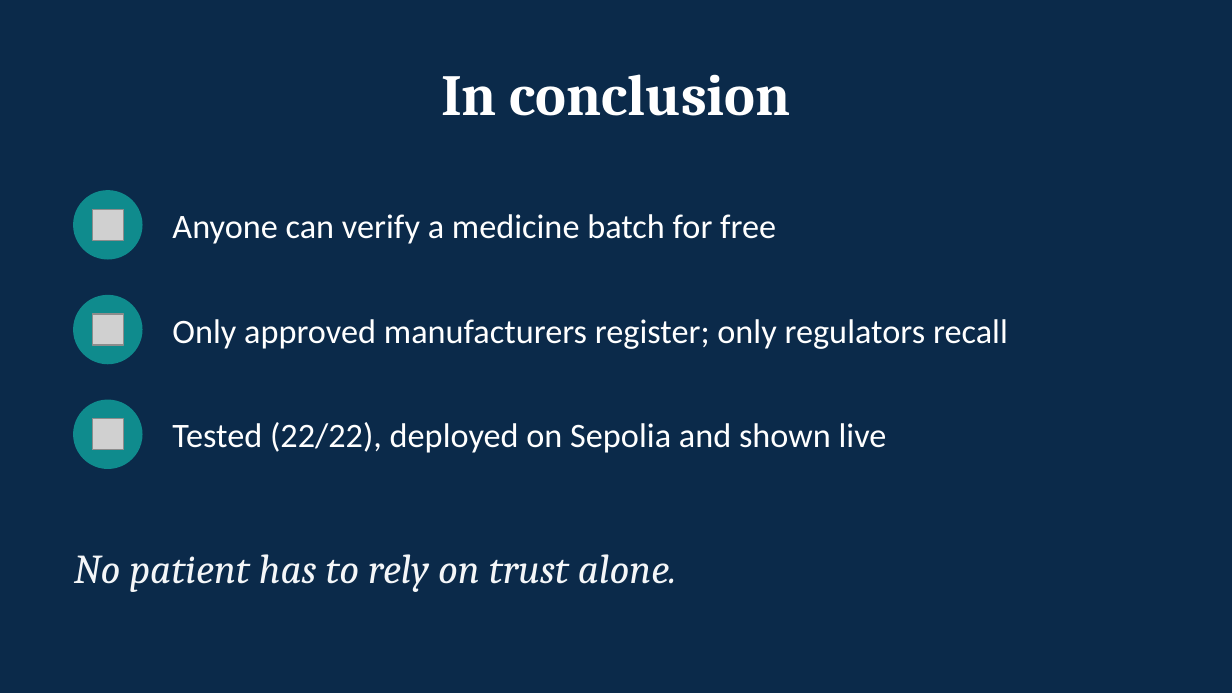
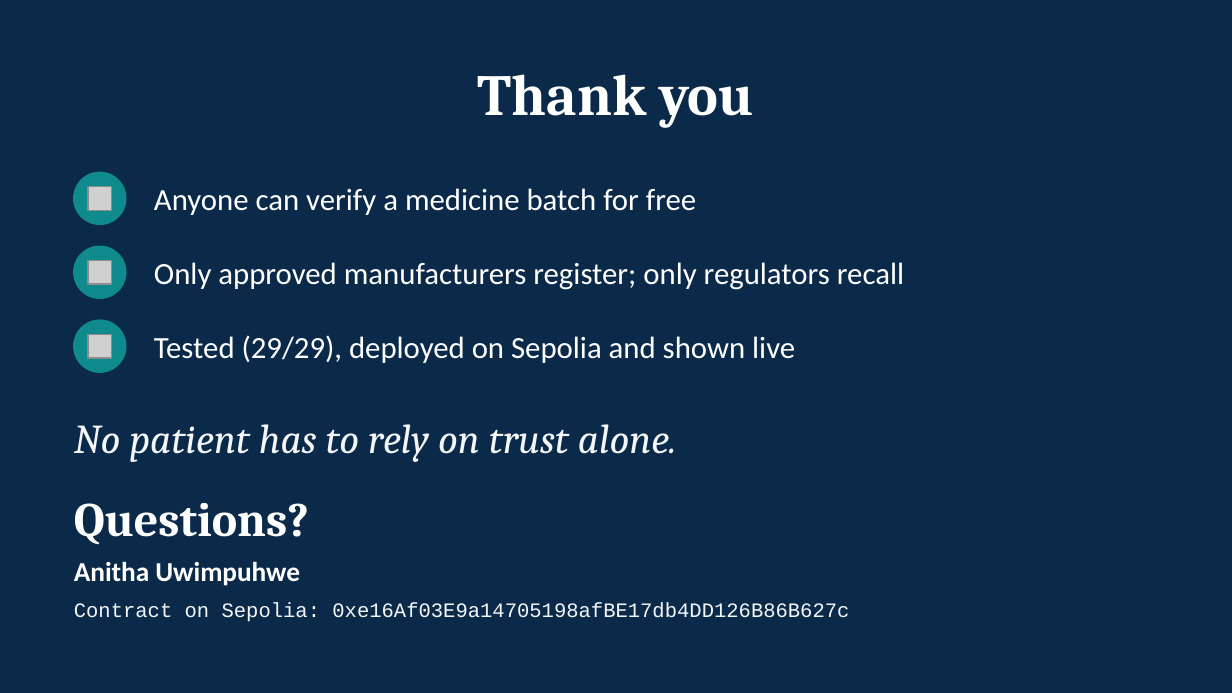
Before and after one commit to shasha-12/Medecine_Registry, a slide deck: slide 8 of docs/Presentation.pptx (slide 15 before the commit). Drawn at 1232x693 pixels with LibreOffice and Linux fonts; fonts in the diff are those of the drawing; grey boxes stand for pictures. Boxes give left, top, right and bottom in pixels: in the first picture for what was removed or moved away, otherwise in the second. Text is boxed around its words. In the diff, an @@ line names an element or a change of style, - is before the commit and + after.

```diff
--- a/docs/Presentation.pptx
+++ b/docs/Presentation.pptx
@@ title at <box>478,74,754,128</box>: text changed @@
-In conclusion
+Thank you
@@ ellipse: place and size @@
-ellipse at <box>74,191,142,259</box>
+ellipse at <box>74,172,126,224</box>
@@ text "Anyone can verify a medicine ...": place and size @@
-text "Anyone can verify a medicine ..." at <box>172,214,776,244</box>
+text "Anyone can verify a medicine ..." at <box>154,188,696,215</box>
@@ text "Anyone can verify a medicine ..." at <box>154,188,696,215</box>: size 20 to 18 pt @@
@@ picture: place and size @@
-picture at <box>92,209,123,240</box>
+picture at <box>87,186,111,209</box>
@@ ellipse: place and size @@
-ellipse at <box>74,400,142,468</box>
+ellipse at <box>74,246,126,298</box>
@@ picture: place and size @@
-picture at <box>92,419,123,450</box>
+picture at <box>87,260,111,283</box>
@@ text "Only approved manufacturers register; only ..." at <box>154,262,904,290</box>: size 20 to 18 pt @@
@@ text "Only approved manufacturers register; only ...": place and size @@
-text "Only approved manufacturers register; only ..." at <box>172,319,1008,349</box>
+text "Only approved manufacturers register; only ..." at <box>154,262,904,290</box>
@@ ellipse: place and size @@
-ellipse at <box>74,296,142,363</box>
+ellipse at <box>74,320,126,372</box>
@@ picture: place and size @@
-picture at <box>92,314,123,345</box>
+picture at <box>87,334,111,357</box>
@@ text at <box>154,335,795,363</box>: text changed; size 20 to 18 pt @@
-Tested (22/22), deployed on Sepolia and shown live
+Tested (29/29), deployed on Sepolia and shown live
@@ text "No patient has to rely ...": place and size @@
-text "No patient has to rely ..." at <box>74,554,677,592</box>
+text "No patient has to rely ..." at <box>74,424,677,462</box>
@@ text added at <box>74,503,309,545</box>, 28 pt, text #FFFFFF, bold @@
+Questions?
@@ text added at <box>74,561,300,586</box>, 16 pt, text #FFFFFF, bold @@
+Anitha Uwimpuhwe
@@ text added at <box>74,603,849,622</box>, 12 pt, text #F4F6F8 @@
+Contract on Sepolia: 0xe16Af03E9a14705198afBE17db4DD126B86B627c
```
Also in this commit, not shown: 4 other slides changed, 1 slide added, 9 slides removed.
